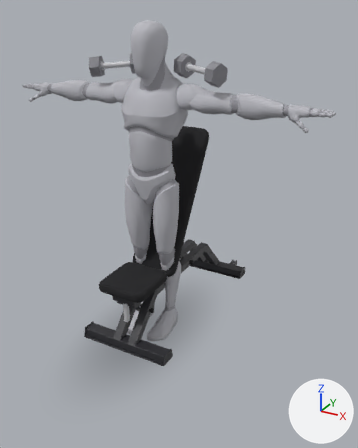
Two versions of the glTF model app/src/main/assets/mannequins/db_incline_press_60.glb, one commit apart.
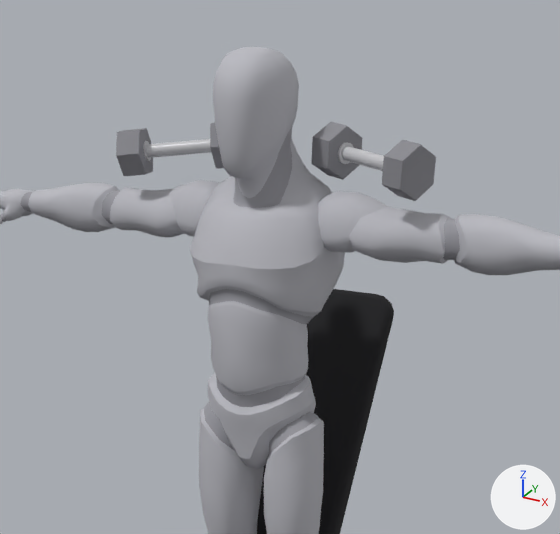
There are two pictures of each version: one whole from a 50 mm camera at (1.453, -2.323, 1.896) aimed at (0.187, -0.021, 0.745), one close up on the part from 11% to 79% of the width and 0% to 52% of the height. Arrows for +X, +Y and +Z are at lower right; the lights stay in place. The first two pictures are the older version. Where no turn or scale is listed for an object, it has been applied to the vertices.

Names of what the first close-up shows: 'bench_back_pad', 'body', 'body_1', 'dumbbell_l_0', 'dumbbell_l_2', 'dumbbell_l_4', 'dumbbell_r_0', 'dumbbell_r_2' and 3 more.
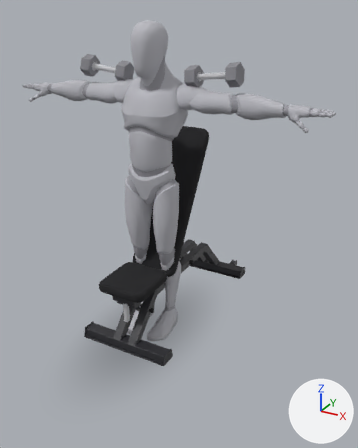
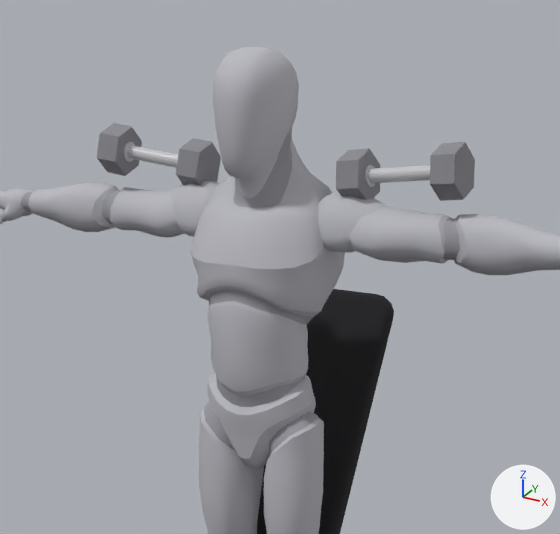
ob_dumbbell_r is not drawn itself; it is the parent of ob_dumbbell_r_0, ob_dumbbell_r_1, ob_dumbbell_r_2, ob_dumbbell_r_3, ob_dumbbell_r_4.
ob_dumbbell_l is not drawn itself; it is the parent of ob_dumbbell_l_0, ob_dumbbell_l_1, ob_dumbbell_l_2, ob_dumbbell_l_3, ob_dumbbell_l_4.

The change, as a list of edits to the scene's bpy script:
```text
Change ob_dumbbell_r:
    ob_dumbbell_r.location: (-0.261, 0.0682, 1.595) -> (-0.338, 0.0775, 1.568)
    ob_dumbbell_r.rotation_euler: (-0.0169, -0.0962, 0.347) -> (1.373, 0.112, 0.0358)  # degrees (-1, -5.5, 20) -> degrees (79, 6.4, 2.1)
Change ob_dumbbell_l:
    ob_dumbbell_l.location: (0.261, 0.0682, 1.595) -> (0.338, 0.0775, 1.568)
    ob_dumbbell_l.rotation_euler: (-0.535, -0.0963, 2.794) -> (-1.373, 0.112, 3.106)  # degrees (-31, -5.5, 160) -> degrees (-79, 6.4, 178)
```

Where the change shows, as pixel boxes [x1, y1, x2, y2] in the close-ups (560 x 534 px):
'dumbbell_l_2', moved, turned: before [382, 140, 436, 201]; after [430, 142, 475, 201]
'dumbbell_l_4', moved, turned: before [311, 122, 362, 180]; after [336, 148, 380, 200]
'dumbbell_r_2', moved, turned: before [116, 128, 153, 176]; after [97, 123, 142, 176]
'dumbbell_r_4', moved, turned: before [210, 122, 224, 169]; after [176, 138, 221, 185]
'dumbbell_l_0', moved, turned: before [342, 146, 384, 171]; after [368, 165, 430, 183]
'dumbbell_r_0', moved, turned: before [146, 139, 211, 158]; after [127, 145, 178, 168]
'dumbbell_l_3', moved, turned: before [338, 142, 354, 164]; after [365, 165, 375, 187]
'dumbbell_r_1', moved, turned: before [143, 141, 151, 161]; after [124, 142, 135, 162]
